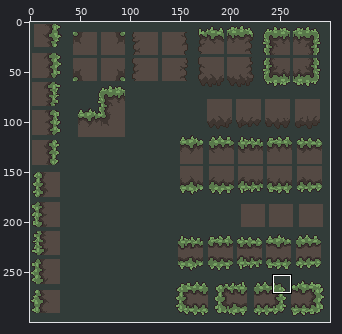
A pixel-art file gets an edit: img/tilemaps/textures/blok_workspace.aseprite. The first picture is a wide view before the edit; the outline marks the close-up.
Close-up. The starting point:
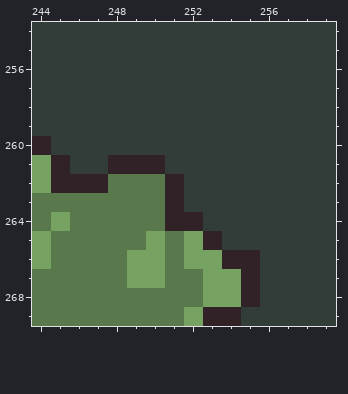
300x300 pixels, 1 frame. Shown: x 244..259, y 254..269. The commit also changed other parts of the picture, which this record leaves out.
And afterwards:
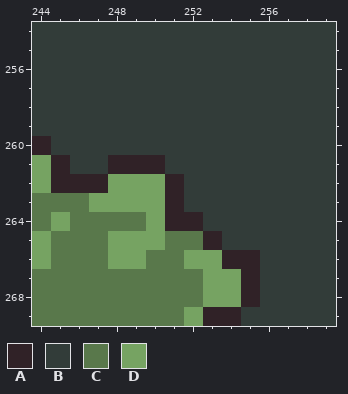
Palette (. is transparent): A #302227  B #323c39  C #59784b  D #76a362
From old to new:
Layer "Layer 1 #2":
Colour D gives way to colour C in row 265 at x 252; in row 266 at x 250; in row 267 at x 249 to 250.
Colour C gives way to colour D in row 262 at x 248 to 250; in row 263 at x 247 to 250; in row 264 at x 250; in row 265 at x 248 to 249; in row 266 at x 248.
Changed places in both close-ups, as pixel boxes (x1, y1, x2, y2):
changed: (89, 174, 203, 288)
